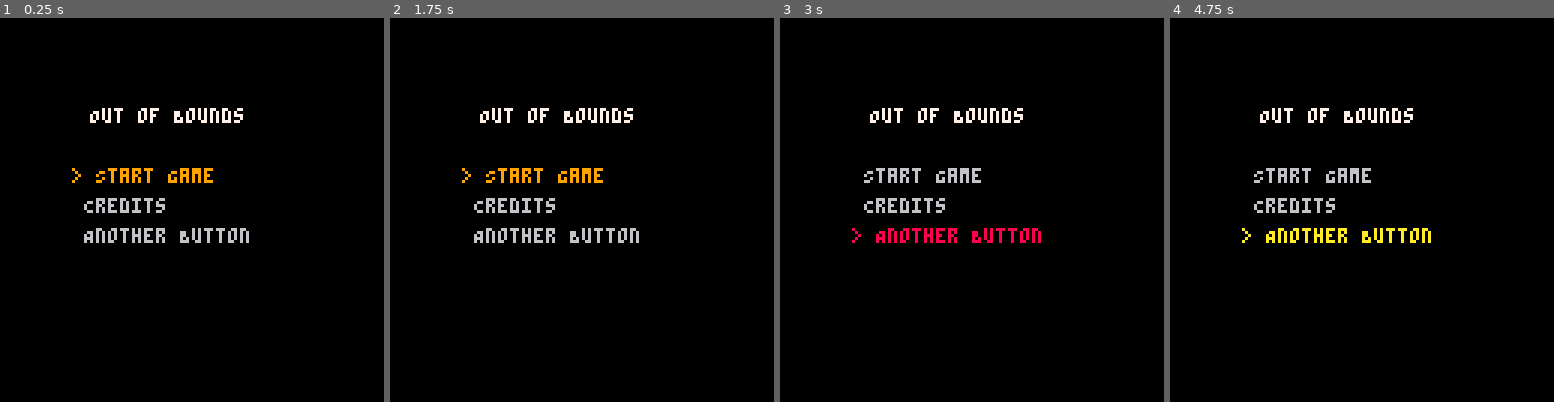
Above: before the commit, frames 1-4 (left to right).
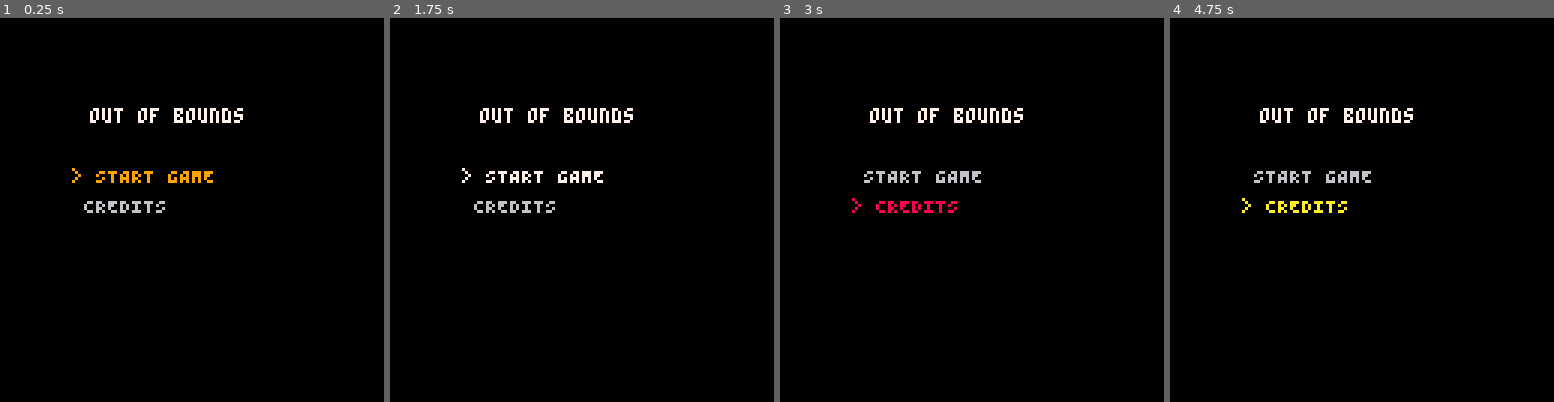
Above: after the commit, the same moments.

Repository: bardunbar/ggj-21
Game: PICO-8 cartridge carts/ggj-21.p8
The game is run twice, just before and just after one commit, with the same random seed, the same clock (stepped at 60 frames per second) and the same inputs.
Inputs:
- Up to frame 1 (0.25 s): no input
- Up to frame 2 (1.75 s): tap O (Z key) at 0.7, 1.7 s
- Up to frame 3 (3 s): tap O (Z key) at 2.1, 2.5, 2.9 s; hold Up 2.15-2.42 s
- Up to frame 4 (4.75 s): tap O (Z key) every 0.4 s from 3.3 to 4.5 s; hold Down 3.63-3.97 s; hold Up from 4.73 s (still down)

The runs differ from the first frame. In frame 1, 1.3% of the frame differs, in the area x 21-65%, y 23-59%; in frame 2, 1.7%, in the area x 18-65%, y 23-59%; in frame 3, 1.7%; in frame 4, 1.7%.

Commit message:
Adding callbacks to buttons in menu

Diff:
--- a/carts/mainMenu.lua
+++ b/carts/mainMenu.lua
@@ -1,10 +1,21 @@
 mainMenu = {}
+
+local function onStartGame()
+
+end
+
+local function onOpenCredits()
+
+end
 
 function mainMenu:init(inGameContext)
     self.gameContext = inGameContext
 
     self.highlightedButton = 1
-    self.buttonOptions = { "Start Game", "Credits", "Another Button" }
+    self.buttonOptions = {
+        { text = "START GAME", onPress = onStartGame },
+        { text = "CREDITS", onPress = onOpenCredits},
+    }
 end
 
 function mainMenu:onEnterScreen()
@@ -50,25 +61,40 @@
     end
 end
 
+function mainMenu:zInputPressed()
+
+end
+
+function mainMenu:zInputReleased()
+    self.buttonOptions[self.highlightedButton].onPress()
+end
+
 function mainMenu:update()
     if btn(2) then
         self:upInput()
     elseif btn(3) then
         self:downInput()
     end
+    if btn(4) and not self.lastZInput then
+        self:zInputPressed()
+    elseif not btn(4) and self.lastZInput then
+        self:zInputReleased()
+    end
 
+    -- store inputs for next update
     self.lastUpInput = btn(2)
     self.lastDownInput = btn(3)
+    self.lastZInput = btn(4)
 end
 
 function mainMenu:draw()
     updateHighlightColor()
-    print("Out of Bounds", 30, 30, 7)
+    print("out of bounds", 30, 30, 7)
 
     for i = 1, #self.buttonOptions do
         local isHighlighted = i == self.highlightedButton
         local prefix = isHighlighted and " > " or "  "
-        local color = isHighlighted and highlightColor or 6
-        print(prefix .. self.buttonOptions[i], xoffset, yoffset*i + ystart, color)
+        local color = (isHighlighted and self.lastZInput and 7) or (isHighlighted and highlightColor) or 6
+        print(prefix .. self.buttonOptions[i].text, xoffset, yoffset*i + ystart, color)
     end
 end
